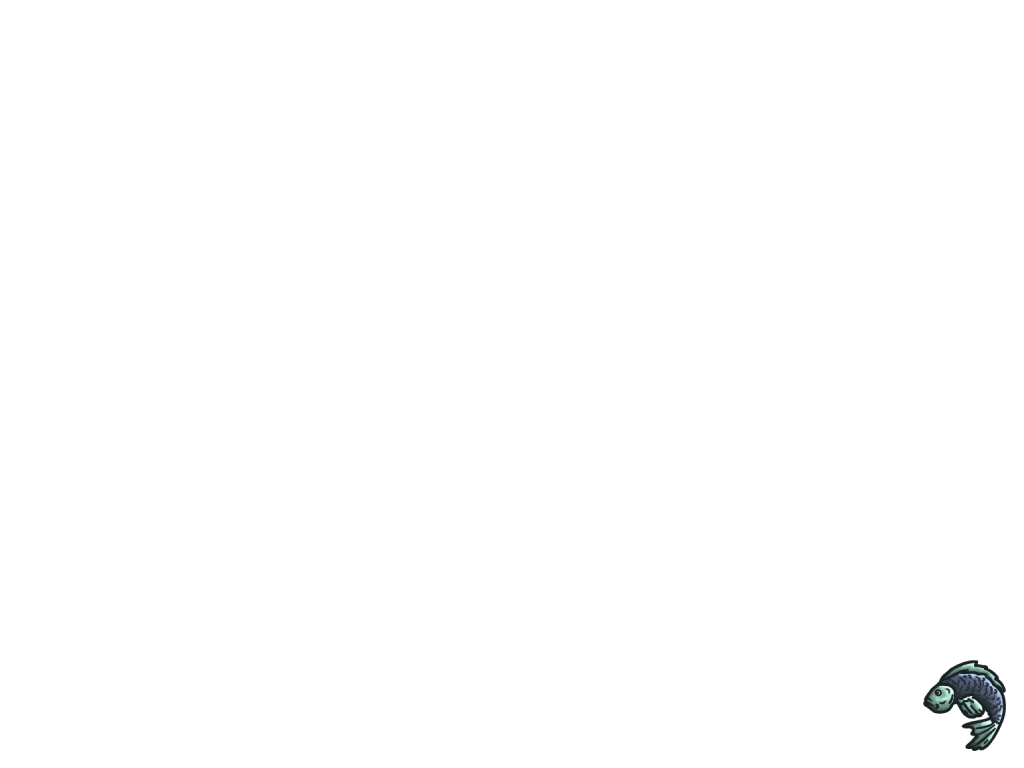
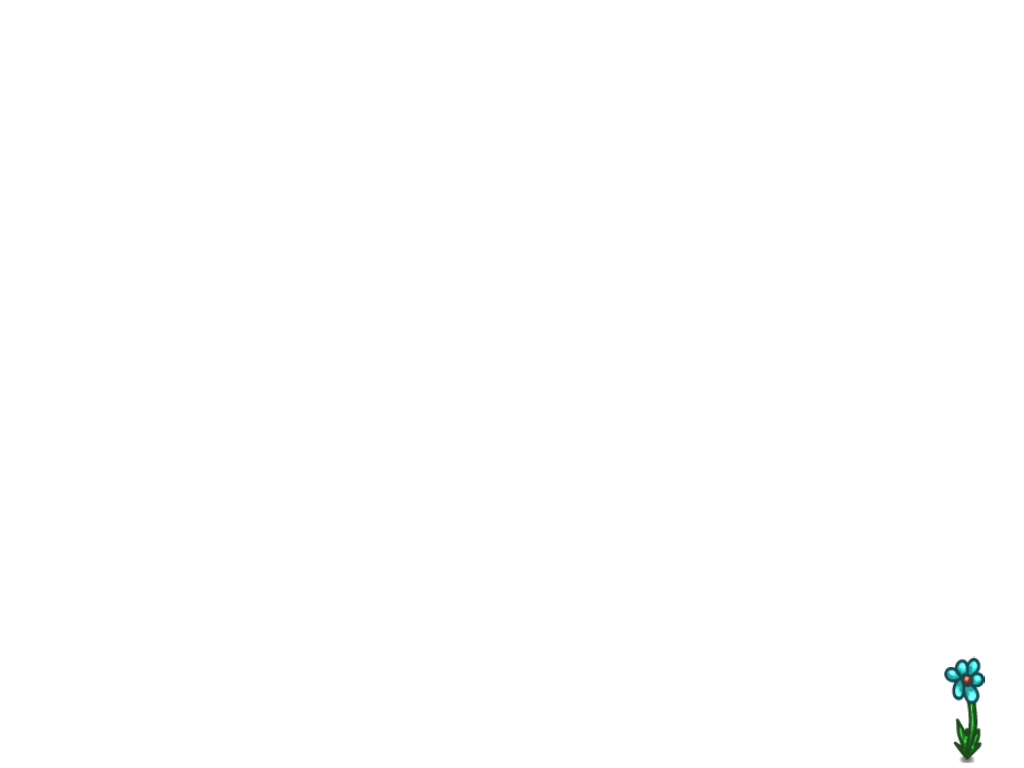
The second 1024x768 image is a revision of the first. Changes to its layers:
added layer "flower1" above "flower0" over (944, 656, 985, 763)
hid "salmon" over (923, 660, 1006, 751)
